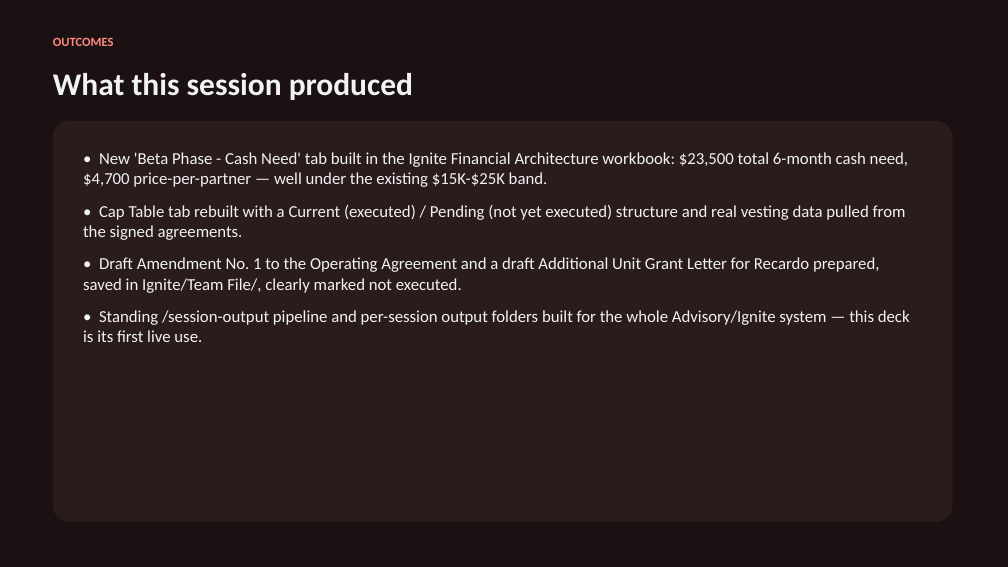
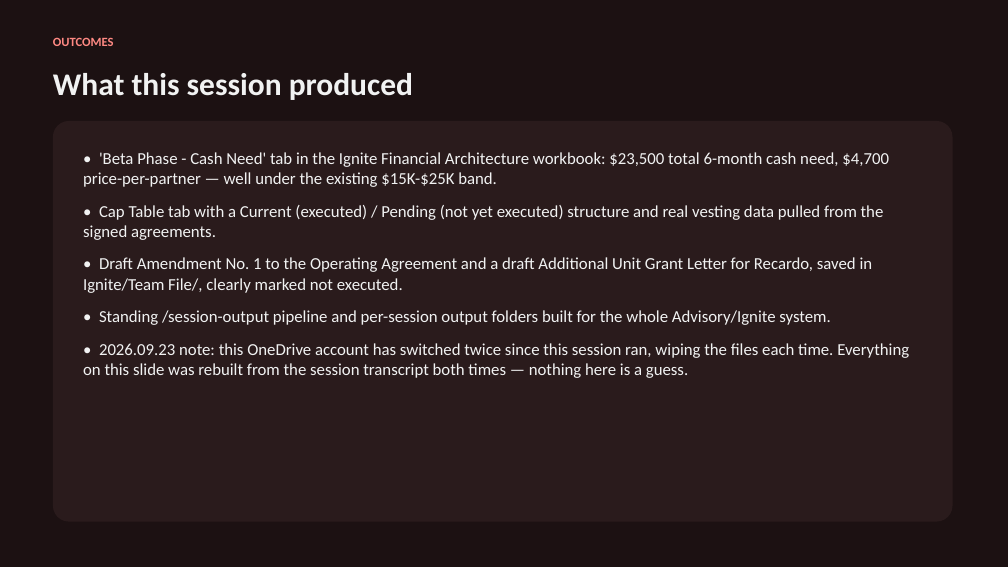
Before and after one commit to KateBurda1/AiBrain, a slide deck: slide 3 of my-work (outputs)/internal/Session 3A - Ignite Strategy/2026.09.20 - Internal - Session 3A Ignite Strategy - Outputs.pptx. Drawn at 1008x567 pixels with LibreOffice and Linux fonts; fonts in the diff are those of the drawing. Boxes give left, top, right and bottom in pixels: in the first picture for what was removed or moved away, otherwise in the second. Text is boxed around its words. In the diff, an @@ line names an element or a change of style, - is before the commit and + after.

```diff
--- a/my-work (outputs)/internal/Session 3A - Ignite Strategy/2026.09.20 - Internal - Session 3A Ignite Strategy - Outputs.pptx
+++ b/my-work (outputs)/internal/Session 3A - Ignite Strategy/2026.09.20 - Internal - Session 3A Ignite Strategy - Outputs.pptx
@@ text at bbox=[83, 152, 909, 378]: text changed @@
-• New 'Beta Phase - Cash Need' tab built in the Ignite Financial Architecture workbook: $23,500 total 6-month cash need, $4,700 price-per-partner — well under the existing $15K-$25K band.
-• Cap Table tab rebuilt with a Current (executed) / Pending (not yet executed) structure and real vesting data pulled from the signed agreements.
-• Draft Amendment No. 1 to the Operating Agreement and a draft Additional Unit Grant Letter for Recardo prepared, saved in Ignite/Team File/, clearly marked not executed.
-• Standing /session-output pipeline and per-session output folders built for the whole Advisory/Ignite system — this deck is its first live use.
+• 'Beta Phase - Cash Need' tab in the Ignite Financial Architecture workbook: $23,500 total 6-month cash need, $4,700 price-per-partner — well under the existing $15K-$25K band.
+• Cap Table tab with a Current (executed) / Pending (not yet executed) structure and real vesting data pulled from the signed agreements.
+• Draft Amendment No. 1 to the Operating Agreement and a draft Additional Unit Grant Letter for Recardo, saved in Ignite/Team File/, clearly marked not executed.
+• Standing /session-output pipeline and per-session output folders built for the whole Advisory/Ignite system.
+• 2026.09.23 note: this OneDrive account has switched twice since this session ran, wiping the files each time. Everything on this slide was rebuilt from the session transcript both times — nothing here is a guess.
```
Also in this commit, not shown: 1 other slide changed, 24 other files.
